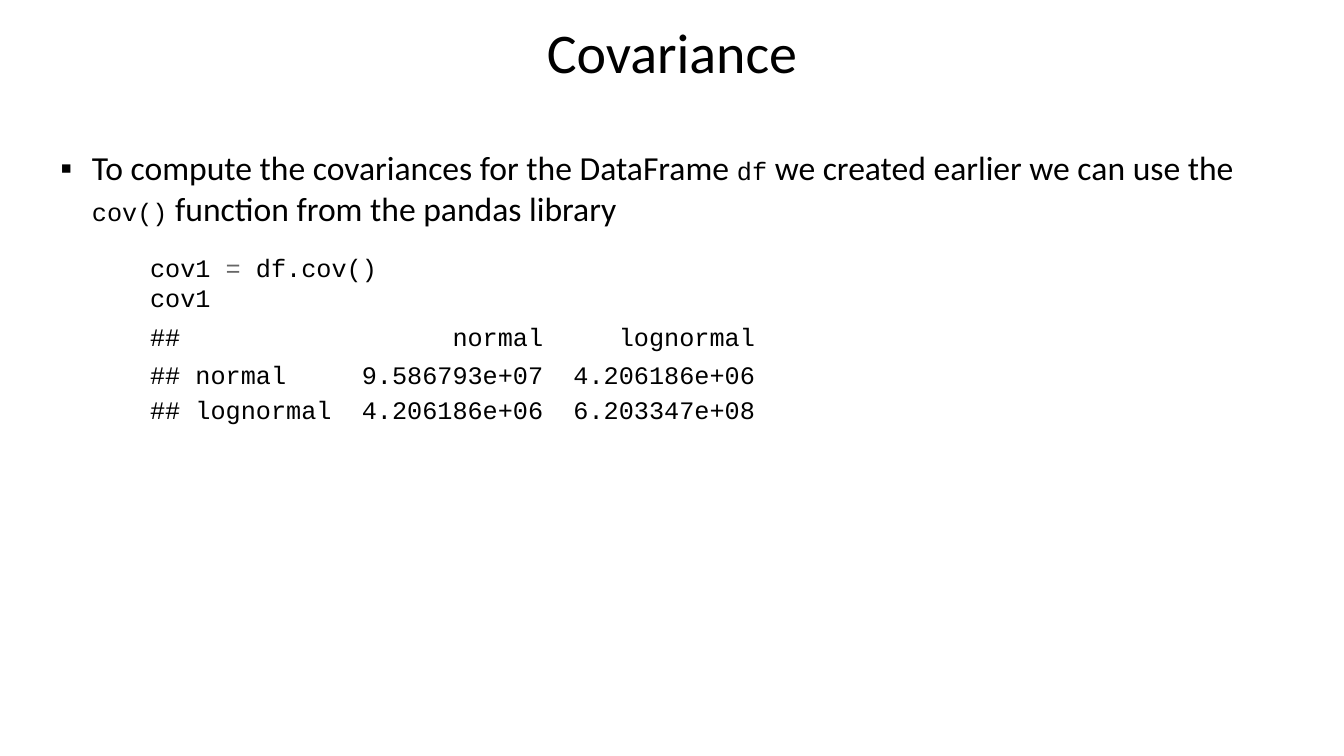
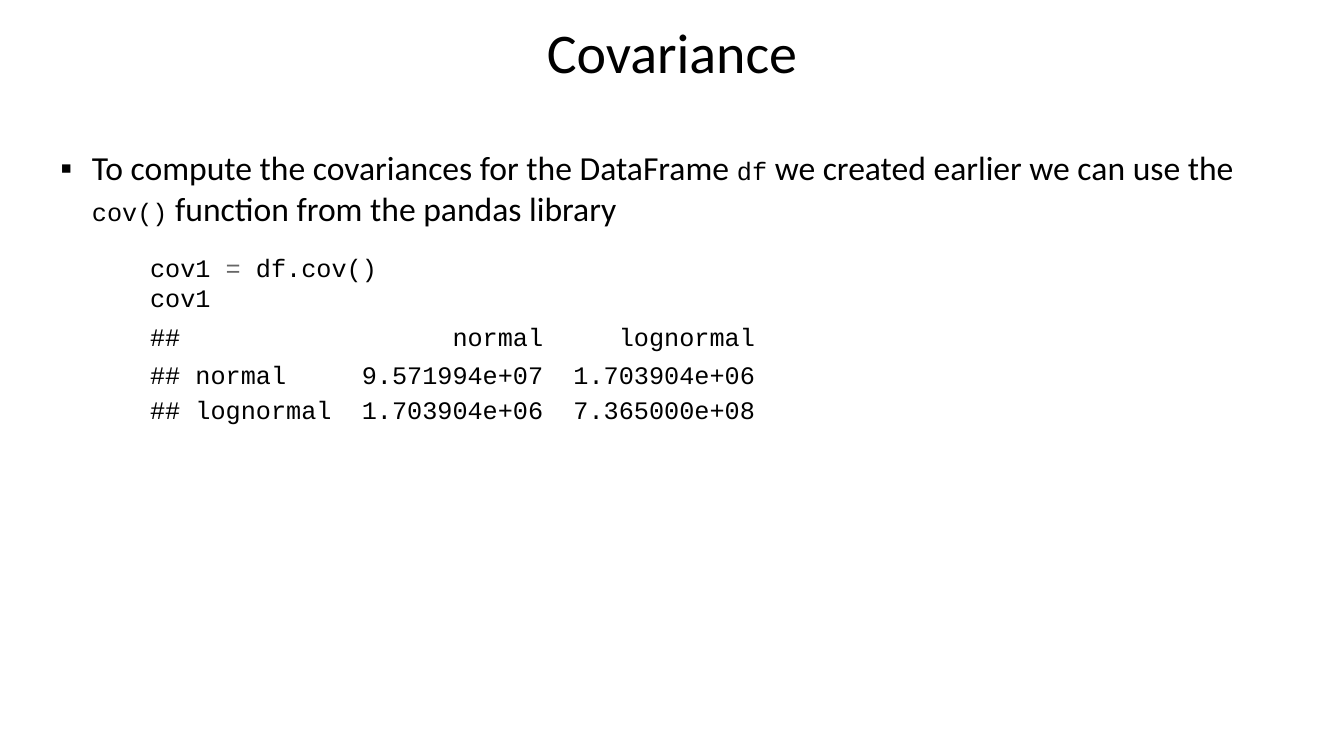
Before and after one commit to python-tutor/DASC500, a slide deck: slide 38 of descriptive_statistics/descriptive_stats.pptx (slide 39 before the commit). Drawn at 1344x756 pixels with LibreOffice and Linux fonts; fonts in the diff are those of the drawing. Boxes give left, top, right and bottom in pixels: in the first picture for what was removed or moved away, otherwise in the second. Text is boxed around its words. In the diff, an @@ line names an element or a change of style, - is before the commit and + after.

```diff
--- a/descriptive_statistics/descriptive_stats.pptx
+++ b/descriptive_statistics/descriptive_stats.pptx
@@ text at box(195, 327, 754, 425): text changed @@
-## normal lognormal
-## normal 9.586793e+07 4.206186e+06
-## lognormal 4.206186e+06 6.203347e+08
+## normal lognormal
+## normal 9.571994e+07 1.703904e+06
+## lognormal 1.703904e+06 7.365000e+08
```
Also in this commit, not shown: 8 other slides changed, 1 slide removed.
